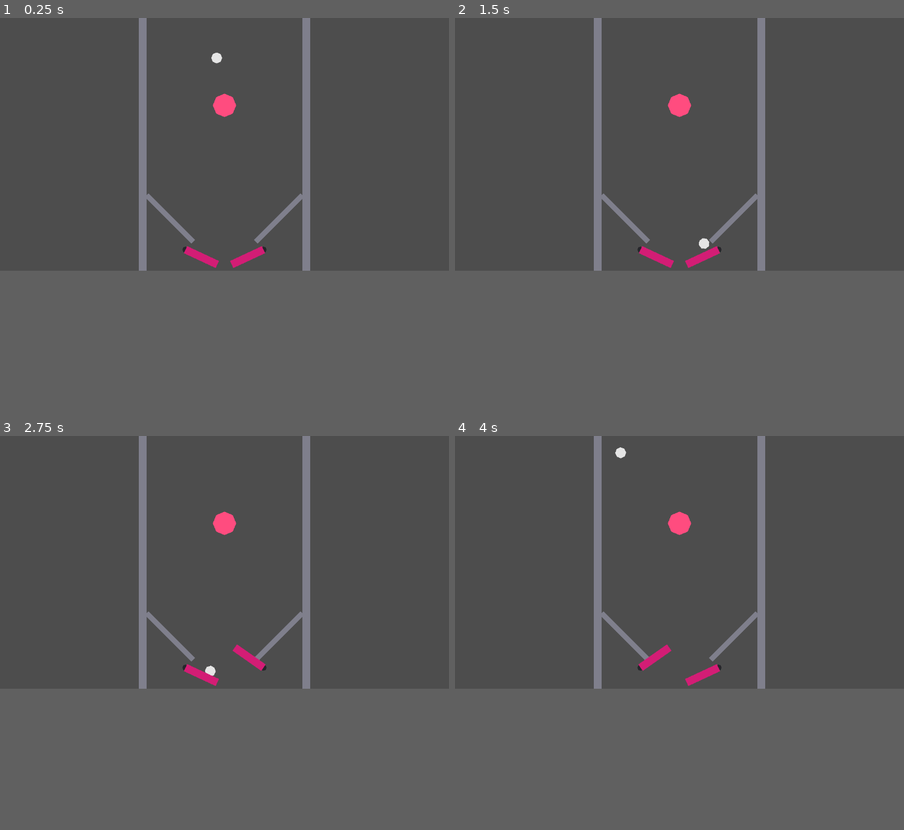
Above: before the commit, frames 1-4 (two rows, left to right).
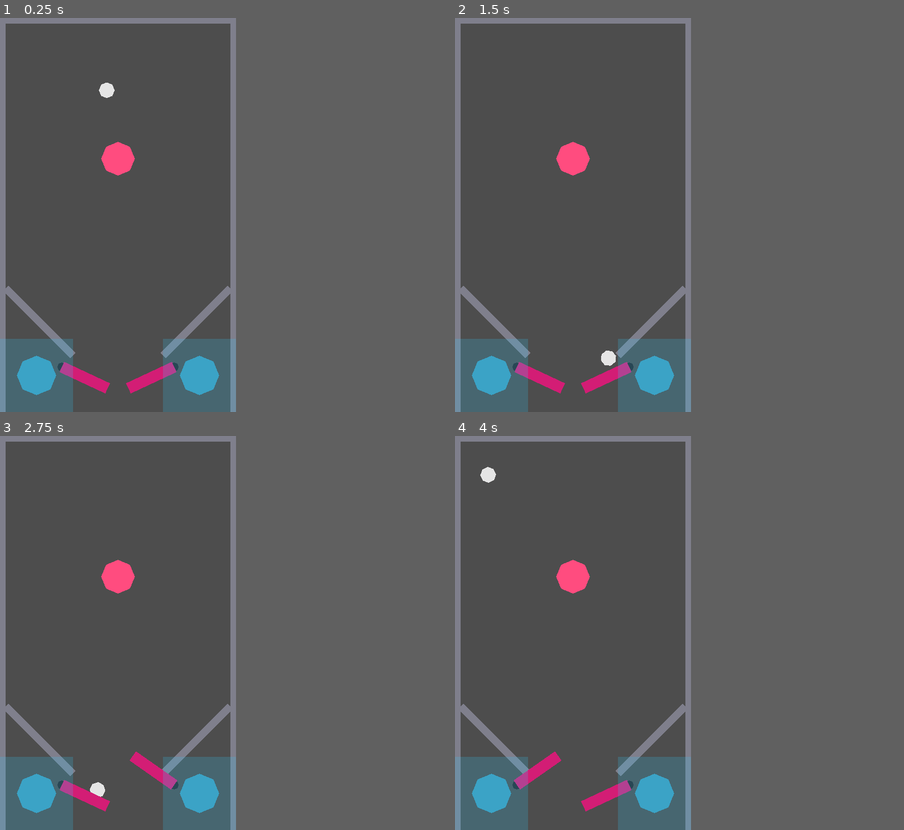
Above: after the commit, the same moments.

Repository: nobody174/pinball-adventure
Game: Godot game, scene res://core/physics/physics_prototype.tscn
Two runs of this game, one before a commit and one after it. Both use one fixed random seed, a clock stepped at 60 frames per second and the inputs below.
Inputs (mouse positions are in pixels of both pictures, inside the frame that each line leads up to):
- Up to frame 1 (0.25 s): no input
- Up to frame 2 (1.5 s): tap Enter at 0.5 s; move the mouse to (778, 132) at 0.52 s; hold Right (flip_right) 0.53-1.25 s; tap Up (launch_ball) at 0.6 s; click (778, 132) at 0.67 s; drag from (589, 155) to (679, 104) at 1.27 s
- Up to frame 3 (2.75 s): move the mouse to (269, 506) at 2.02 s; hold Right (flip_right) from 2.03 s (still down); hold Shift from 2.03 s (still down)
- Up to frame 4 (4 s): release Right (flip_right) at 2.75 s; release Shift at 2.75 s; drag from (657, 613) to (544, 522) at 2.77 s; move the mouse to (814, 601) at 3.52 s; hold Left (flip_left) from 3.53 s (still down); tap Ctrl at 3.6 s
The window is 799x449 before the commit and 420x700 after it. Grey fills any space a smaller window leaves; there, only what the larger window draws over its background counts as a difference.

The runs differ from the first frame. In frame 1, 14% of the frame differs, in the area x 0-70%, y 0-100%; in frame 2, 14%; in frame 3, 14%; in frame 4, 14%.

Commit message:
fix(mobile): working touch controls and real HTML5 export, verified on iPhone
Chain of real export/mobile issues found and fixed while getting a build onto
an actual device for the first time (§10b requires target-hardware testing,
not just a dev machine):

- export_presets.cfg failed export with an opaque, empty "configuration
  errors" message. Bisected to vram_texture_compression/for_desktop and
  /for_mobile -- not valid options for the Web platform despite existing as
  strings in the binary (they belong to a different platform). Removed.
- Export templates needed to go in the Godot data dir the editor actually
  resolves to (redirected into a VS Code snap sandbox path via
  XDG_DATA_HOME), not just the real ~/.local/share/godot.
- Browsers require a secure context (HTTPS or localhost) for the web
  export's WebGL/threading APIs -- plain HTTP over a LAN IP failed on iOS
  Safari. Solved with a Cloudflare quick tunnel for a real HTTPS URL.
- Touch-zone flipper controls silently did nothing on a real device:
  LeftZone/RightZone had been reusing the wall_top collision shape (420x20,
  a 20px sliver at the very top of the screen) as an unnoticed leftover
  placeholder, never actually sized as a touch target. Replaced with
  dedicated 130x130 corner zones.
- Second bug on top of that: shape_centered=false shifted the visual but not
  the actual tap-detection hit-region, which stayed centered on the button's
  position -- only one corner of the visible box was tappable. Fixed by
  using a centered coordinate scheme for both the button and its visuals,
  and added a circular indicator inside the square tap zone per designer
  feedback (was hard to tell where exactly to tap).
- Added project.godot [display] stretch settings (canvas_items/keep aspect)
  so the canvas scales sanely on a phone's actual resolution instead of
  relying on unset defaults.

Verified end-to-end on iPhone Safari over the tunnel: loads, physics runs,
both flippers respond reliably to touch.

Co-Authored-By: Claude Sonnet 5 <noreply@anthropic.com>

Diff:
--- a/core/physics/physics_prototype.tscn
+++ b/core/physics/physics_prototype.tscn
@@ -22,6 +22,9 @@
 
 [sub_resource type="RectangleShape2D" id="RectangleShape2D_flipper"]
 size = Vector2(90, 20)
+
+[sub_resource type="RectangleShape2D" id="RectangleShape2D_touch_zone"]
+size = Vector2(130, 130)
 
 [node name="PhysicsPrototype" type="Node2D" unique_id=1652750491]
 
@@ -151,13 +154,32 @@
 script = ExtResource("3_touch")
 
 [node name="LeftZone" type="TouchScreenButton" parent="TouchZones" unique_id=1103866490]
-shape = SubResource("RectangleShape2D_wall_top")
-shape_centered = false
+position = Vector2(65, 635)
+shape = SubResource("RectangleShape2D_touch_zone")
+shape_centered = true
+visible = true
+
+[node name="LeftZoneVisual" type="Polygon2D" parent="TouchZones/LeftZone"]
+color = Color(0.2, 0.8, 1, 0.2)
+polygon = PackedVector2Array(-65, -65, 65, -65, 65, 65, -65, 65)
+
+[node name="LeftZoneCircle" type="Polygon2D" parent="TouchZones/LeftZone"]
+color = Color(0.2, 0.8, 1, 0.6)
+polygon = PackedVector2Array(35, 0, 24.75, 24.75, 0, 35, -24.75, 24.75, -35, 0, -24.75, -24.75, 0, -35, 24.75, -24.75)
 
 [node name="RightZone" type="TouchScreenButton" parent="TouchZones" unique_id=839068721]
-position = Vector2(210, 0)
-shape = SubResource("RectangleShape2D_wall_top")
-shape_centered = false
+position = Vector2(355, 635)
+shape = SubResource("RectangleShape2D_touch_zone")
+shape_centered = true
+visible = true
+
+[node name="RightZoneVisual" type="Polygon2D" parent="TouchZones/RightZone"]
+color = Color(0.2, 0.8, 1, 0.2)
+polygon = PackedVector2Array(-65, -65, 65, -65, 65, 65, -65, 65)
+
+[node name="RightZoneCircle" type="Polygon2D" parent="TouchZones/RightZone"]
+color = Color(0.2, 0.8, 1, 0.6)
+polygon = PackedVector2Array(35, 0, 24.75, 24.75, 0, 35, -24.75, 24.75, -35, 0, -24.75, -24.75, 0, -35, 24.75, -24.75)
 
 [node name="Camera2D" type="Camera2D" parent="." unique_id=2134439033]
 position = Vector2(210, 350)
--- a/project.godot
+++ b/project.godot
@@ -1,6 +1,10 @@
 ; Engine configuration file.
 ; It's best edited using the editor UI and not directly,
 ; since the parameters that go here are not all obvious.
+;
+; Format:
+;   [section] ; section goes between []
+;   param=value ; assign values to parameters
 
 config_version=5
 
@@ -14,6 +18,13 @@
 [editor_plugins]
 
 enabled=PackedStringArray("res://addons/gut/plugin.cfg")
+
+[display]
+
+window/size/viewport_width=420
+window/size/viewport_height=700
+window/stretch/mode="canvas_items"
+window/stretch/aspect="keep"
 
 [physics]
 
Not shown, changed: export_presets.cfg
Not shown, changed: docs/PROGRESS.md
